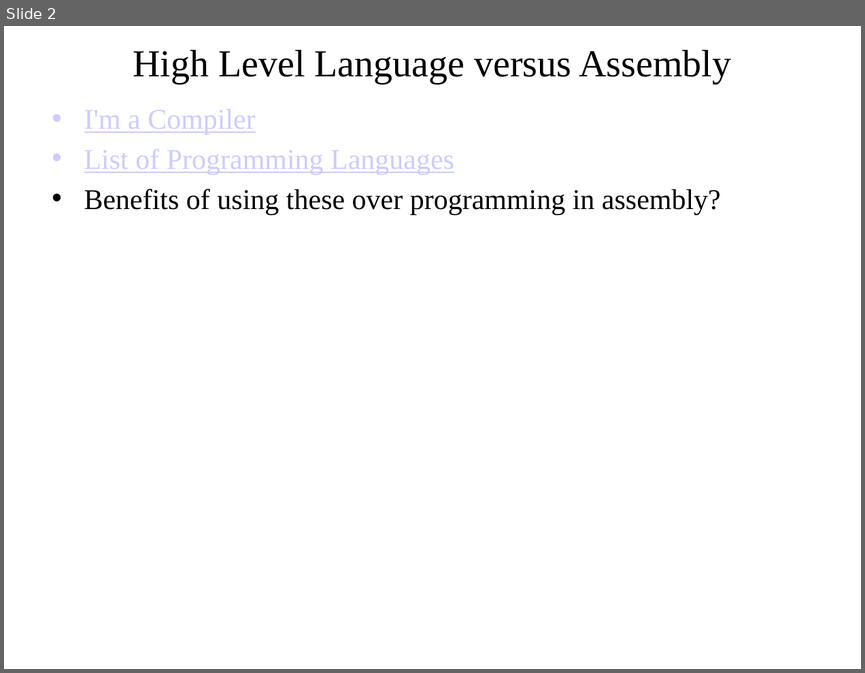
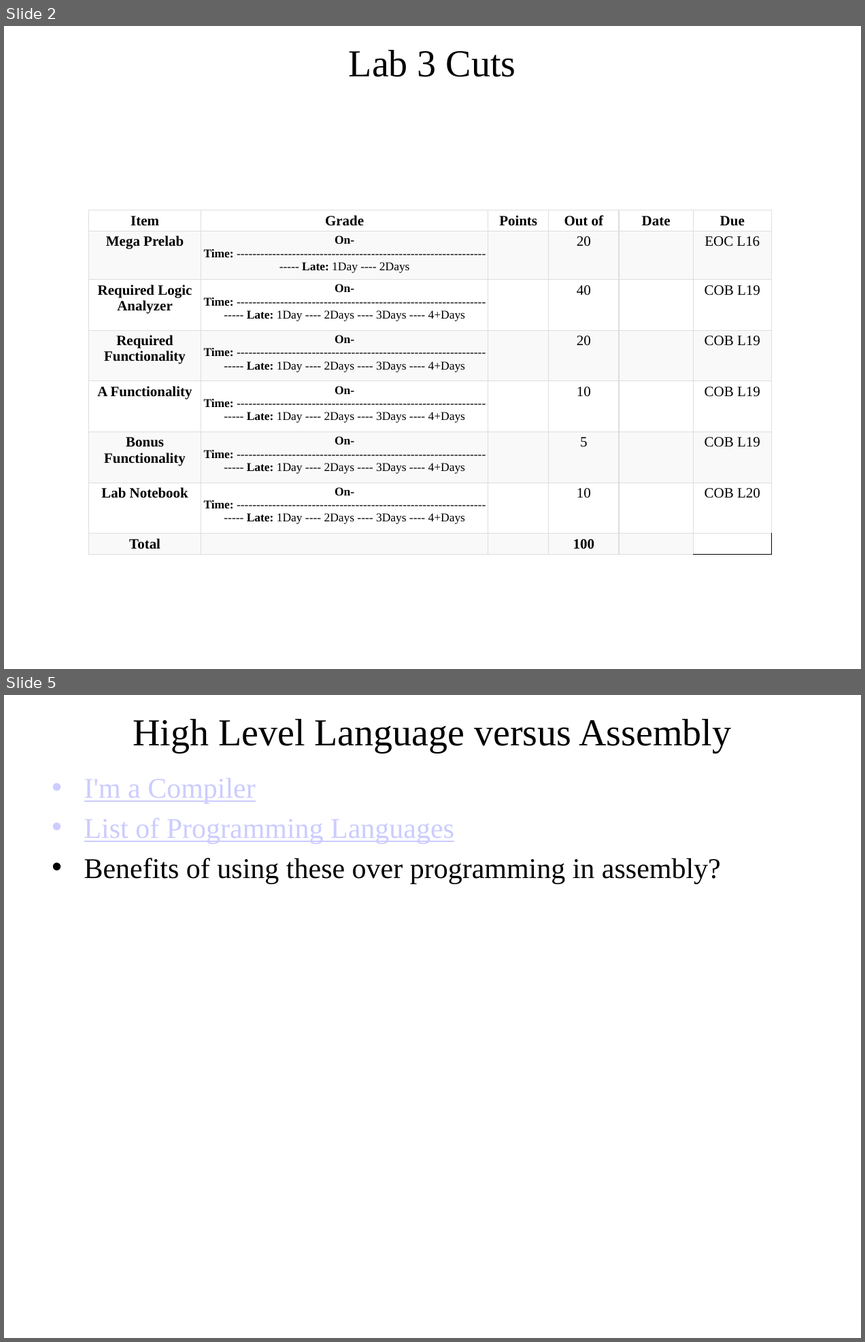
Before and after one commit to pw4rn3r/ECE382, a slide deck: notes/L19/Lsn19.pptx. Shown one above the other, each under a label of ours: slide 2 before the commit, slides 2 and 5 after it; the slides between them are not shown. The pictures are 865x673 and 865x1342 pixels, drawn with LibreOffice and Linux fonts; fonts in the diff are those of the drawing. Boxes give left, top, right and bottom in pixels: in the first picture for what was removed or moved away, otherwise in the second. Text is boxed around its words. In the diff, an @@ line names an element or a change of style, - is before the commit and + after.

```diff
--- a/notes/L19/Lsn19.pptx
+++ b/notes/L19/Lsn19.pptx
@@ slide 2 added at <box>4,26,861,669</box>, background #FFFFFF @@
@@ title added at <box>349,50,516,77</box>, 32 pt, text #000000 @@
+Lab 3 Cuts
@@ table added at <box>89,210,772,556</box>, 8 rows, 6 columns @@
+Item | Grade | Points | Out of | Date | Due
+Mega Prelab | On-Time: -------------------------------------------------------------------- Late: 1Day ---- 2Days |  | 20 |  | EOC L16
+Required Logic Analyzer | On-Time: -------------------------------------------------------------------- Late: 1Day ---- 2Days ---- 3Days ---- 4+Days |  | 40 |  | COB L19
+Required Functionality | On-Time: -------------------------------------------------------------------- Late: 1Day ---- 2Days ---- 3Days ---- 4+Days |  | 20 |  | COB L19
+A Functionality | On-Time: -------------------------------------------------------------------- Late: 1Day ---- 2Days ---- 3Days ---- 4+Days |  | 10 |  | COB L19
+Bonus Functionality | On-Time: -------------------------------------------------------------------- Late: 1Day ---- 2Days ---- 3Days ---- 4+Days |  | 5 |  | COB L19
+Lab Notebook | On-Time: -------------------------------------------------------------------- Late: 1Day ---- 2Days ---- 3Days ---- 4+Days |  | 10 |  | COB L20
+Total |  |  | 100 |  | 
@@ what was slide 2 is now slide 5 @@
```
Also in this commit, not shown: 2 slides changed, 2 other slides added.
